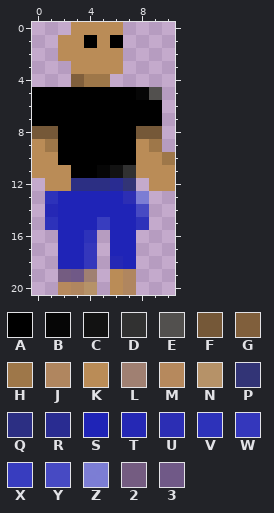
Two states of a pixel-art sprite, Game1/resources/player.png. Above, as it was before the edit.
The file is 11x21 pixels. Pixels under 10% opacity are left out. Colours within 5 levels of each other are drawn and written as one.
Palette (. is transparent): A #000000  B #060606  C #121212  D #303030fd  E #52504e  F #755838  G #805f3c  H #9e7749  J #b0865f  K #ba8c57  L #a08072  M #b6895d  N #b69268  P #323476  Q #2c2f83  R #292c91  S #1f24b7  T #2528b5  U #2c2eb4  V #2c31bafd  W #3236bcfc  X #383dbf  Y #474ac3  Z #7b7dd4fb  2 #745c81  3 #705987
And afterwards:
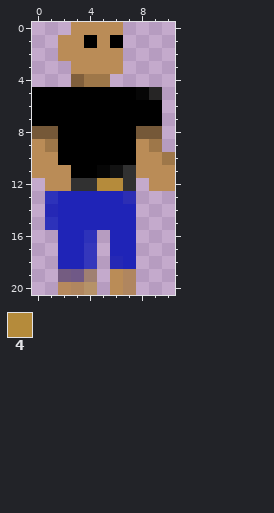
Colours new in this view: 4 #b58b3b
Edits made:
{"colour":"E","old":"#52504e","new":"#262525"}
{"y":12,"x":3,"old":"QQQRP","new":"DD44D"}
{"y":13,"x":8,"old":"Z","new":"."}
{"y":14,"x":8,"old":"Y","new":"."}
{"y":15,"x":5,"old":"X","new":"S"}
{"y":15,"x":8,"old":"V","new":"."}
{"label":"changed","picture_box":[149,87,162,100]}
{"label":"changed","picture_box":[71,178,149,230]}
